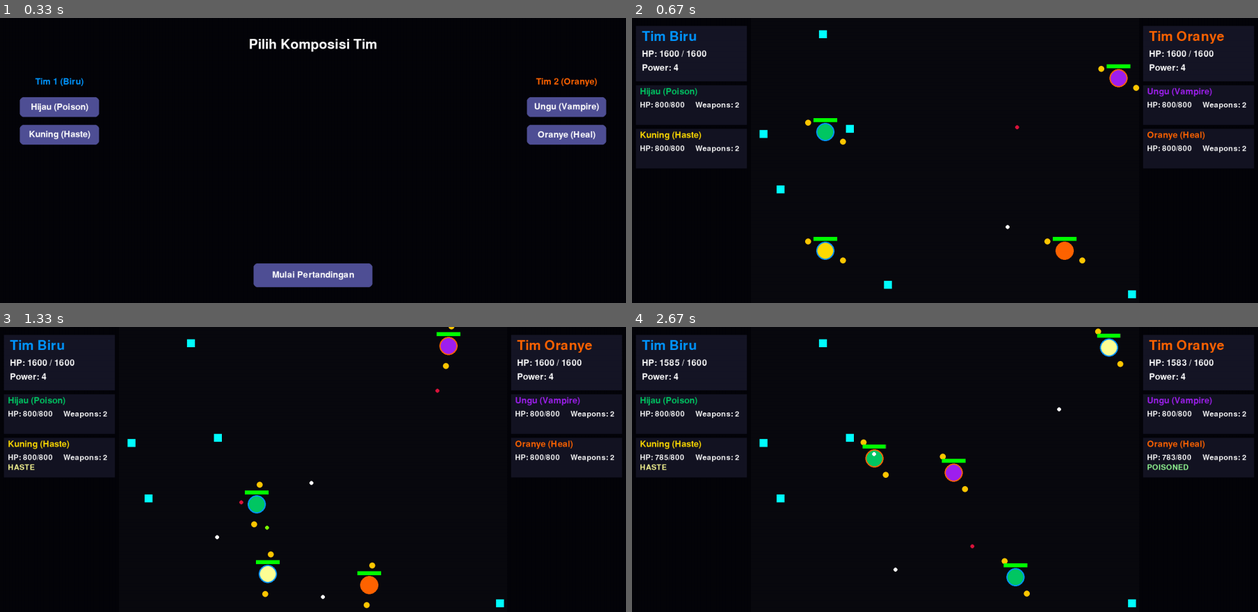
Above: before the commit, frames 1-4 (two rows, left to right).
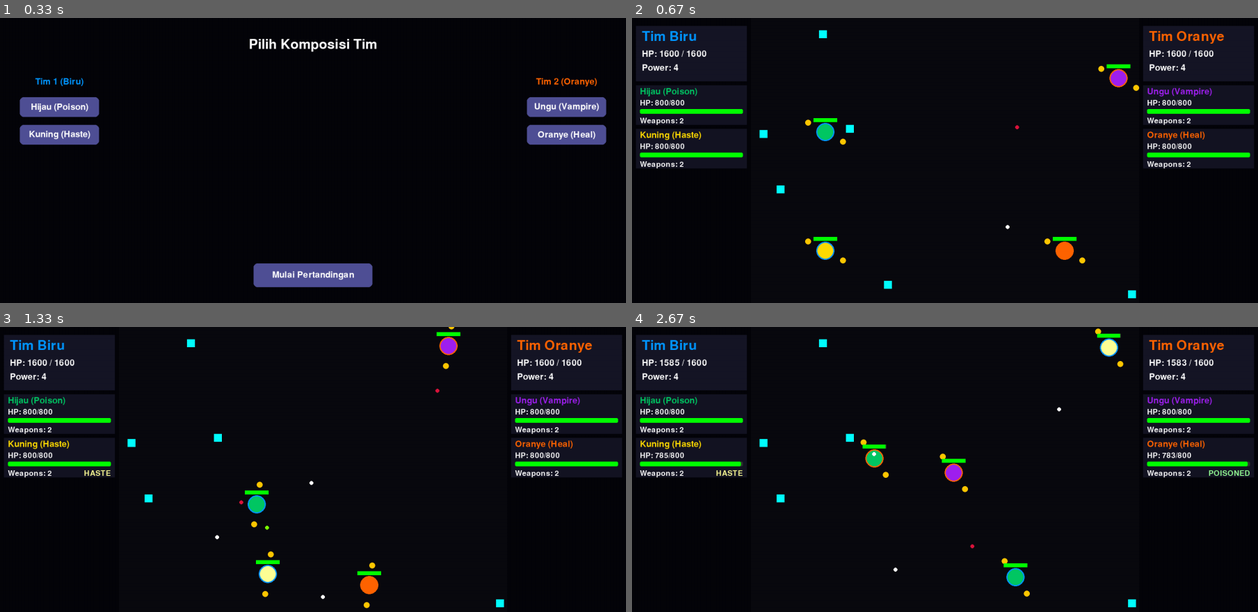
Above: after the commit, the same moments.

Repository: helloafterworld/data-science-no-tabi
Game: pygame game, started from Desktop/DS/LR4-GAME2/main.py
The game is run twice, just before and just after one commit, with the same random seed, the same clock (stepped at 60 frames per second) and the same inputs.
Inputs (mouse positions are in pixels of both pictures, inside the frame that each line leads up to):
- Up to frame 1 (0.33 s): no input
- Up to frame 2 (0.67 s): click "Mulai Pertandingan" at 0.38 s
- Up to frame 3 (1.33 s): click (544, 569) at 1.22 s
- Up to frame 4 (2.67 s): no input

Frame 1 is identical in both runs. In frame 2, 2.4% of the frame differs, in the area x 1-99%, y 28-53%; in frame 3, 2.5%; in frame 4, 2.6%.

Commit message:
Game: Health Bar

Diff:
--- a/Desktop/DS/LR4-GAME2/ui.py
+++ b/Desktop/DS/LR4-GAME2/ui.py
@@ -18,28 +18,46 @@
     card_surf.blit(power_text, (15, 95))
     surface.blit(card_surf, position)
 
+
 def draw_character_card(surface, ball, position, card_size):
     card_surf = pygame.Surface(card_size, pygame.SRCALPHA)
     is_alive = ball.current_hp > 0
     bg_alpha = 160 if is_alive else 80
     card_surf.fill((*CARD_BG_COLOR, bg_alpha))
+
     name_text = font_md.render(ball.name, True, ball.color if is_alive else (100, 100, 100))
     card_surf.blit(name_text, (10, 5))
+
     if is_alive:
+        # 1. Sesuaikan posisi teks HP
         hp_text = font_sm.render(f"HP: {int(ball.current_hp)}/{ball.max_hp}", True, WHITE)
+        card_surf.blit(hp_text, (10, 35))
+
+        # 2. Hitung persentase dan gambar health bar
+        health_percentage = max(0, ball.current_hp / ball.max_hp)
+        bar_pos = (10, 60)
+        bar_size = (card_size[0] - 20, 12)
+        # Latar belakang bar
+        pygame.draw.rect(card_surf, HP_BAR_BG, (*bar_pos, *bar_size), border_radius=3)
+        # Bar HP saat ini
+        pygame.draw.rect(card_surf, HP_BAR_FG_GREEN, (bar_pos[0], bar_pos[1], bar_size[0] * health_percentage, bar_size[1]), border_radius=3)
+
+        # 3. Sesuaikan posisi teks Power dan Status
         power_text = font_sm.render(f"Weapons: {len(ball.weapons)}", True, WHITE)
-        card_surf.blit(hp_text, (10, 40))
-        card_surf.blit(power_text, (150, 40))
+        card_surf.blit(power_text, (10, 80))
+
         status_text, status_color = "", WHITE
         if ball.slow_timer > 0: status_text, status_color = "SLOWED", (100, 150, 255)
         elif ball.is_poisoned: status_text, status_color = "POISONED", (150, 255, 150)
         elif ball.haste_timer > 0: status_text, status_color = "HASTE", STATUS_HASTE_COLOR
+
         if status_text:
             status_render = font_sm.render(status_text, True, status_color)
-            card_surf.blit(status_render, (10, 65))
+            card_surf.blit(status_render, (card_size[0] - status_render.get_width() - 10, 80))
     else:
         defeated_text = font_md.render("DEFEATED", True, (100, 100, 100))
         card_surf.blit(defeated_text, (card_size[0]/2 - defeated_text.get_width()/2, 45))
+
     surface.blit(card_surf, position)
 
 def draw_button(surface, rect, text, is_hovered):
